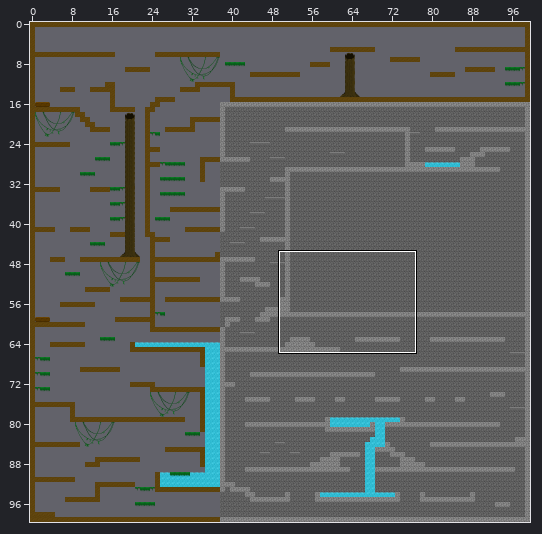
One commit to this Tiled map: public/assets/tiled/maps/finallevel.tmx. The picture above shows the old version from afar; the outline marks the close-up.
Close-up. Before the edit:
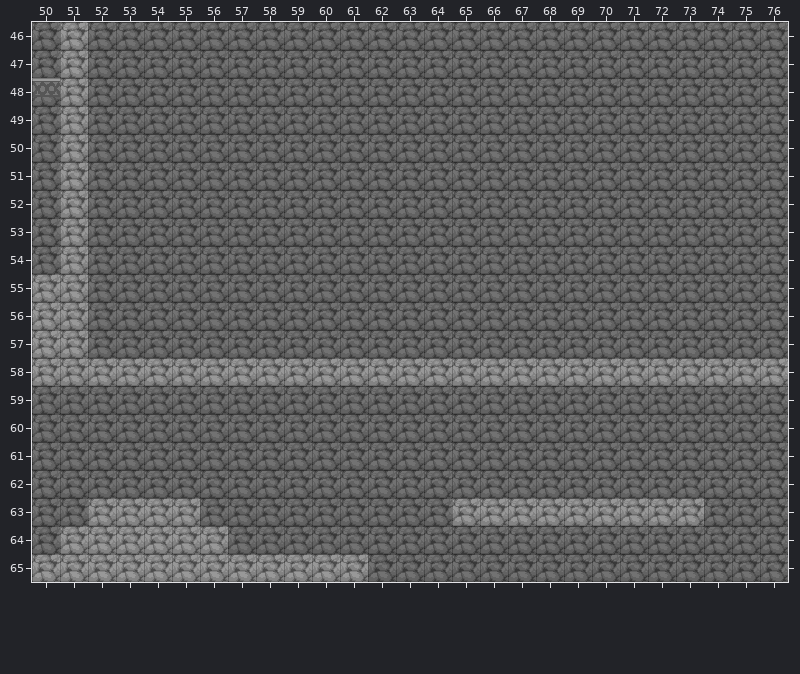
Cells are 32x32 px. Shown: x 50..76, y 46..65. The commit also changed other parts of the map, which this record leaves out.
The result:
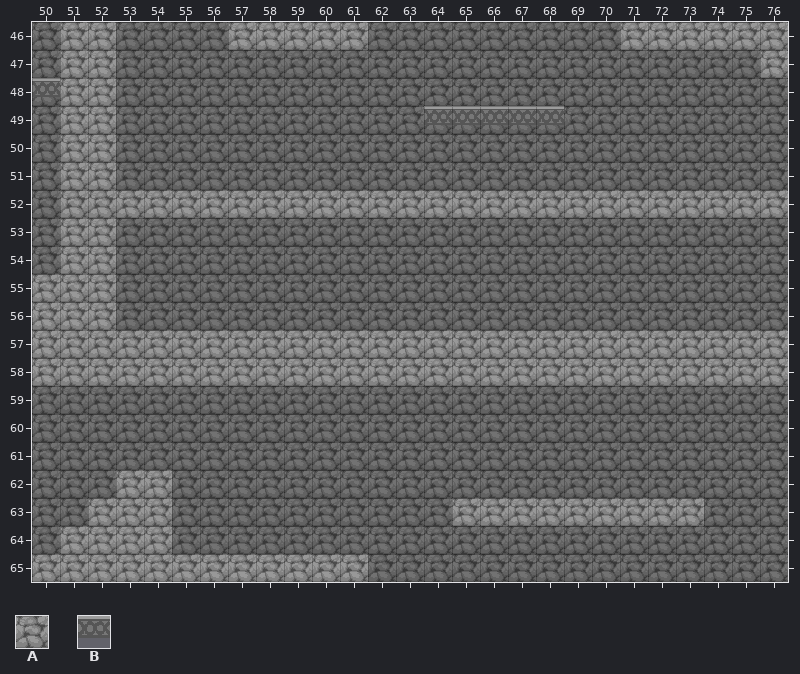
Key: from "dungeon_tiles": A 1; from "oneblock": B 32.
_ is an empty cell.
Tiles replaced or removed in this view: A.
Edits made:
Changed rows in their new state; . is an unchanged cell.
Layer "solids":
first column x 52:
46 A....AAAAA.........AAAAAA
47 A.......................A
48 A........................
49 A...........BBBBB........
50 A........................
51 A........................
52 AAAAAAAAAAAAAAAAAAAAAAAAA
53 A........................
54 A........................
55 A........................
56 A........................
57 AAAAAAAAAAAAAAAAAAAAAAAAA
first column x 53:
62 AA..
63 .._.
64 ..__
Boxes around the changes in both close-ups, in picture pixels (x1, y1, x2, y2):
added: (88, 22, 788, 358)
changed: (116, 470, 228, 554)
